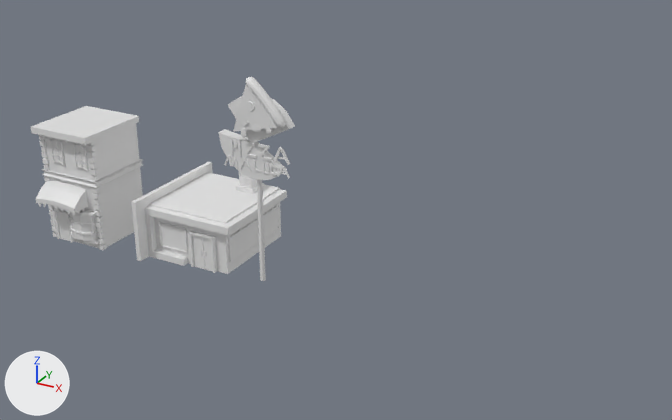
A saved change to the Blender file Documentacao/Modelos/Cenário/Modelos3D/Claudio/Blender/PrediosCentro.blend.
The view is the same before and after, from a camera (50 mm lens) standing at (37.0, -37.9, 23.7) and looking at (15.2, 1.8, 3.9). Arrows for +X, +Y and +Z are at lower left; the lights stay in place.

The older version as bpy lines, for what is in view:
```python
me_cube = bpy.data.meshes.new('Cube')
me_cube.from_pydata(...)  # 708 vertices, 549 faces; spans x -2.05..2.05, y -2.96..2.05, z 0.01..7.0
me_cube.materials.append(mat_material)  # white #e7e7e7
me_cube_001 = bpy.data.meshes.new('Cube.001')
me_cube_001.from_pydata(...)  # 965 vertices, 902 faces; spans x -0.49..8.89, y -2.08..5.05, z -0.16..11.33
me_cube_001.polygons.foreach_set('use_smooth', [True] * 902)
ob_lojagenerica1 = bpy.data.objects.new('LojaGenerica1', me_cube)
ob_lojagenerica1.location = (0.0, 0.0, 0.0)
ob_pizzaria = bpy.data.objects.new('Pizzaria', me_cube_001)
ob_pizzaria.location = (5.0, 0.05, 0.0)
```
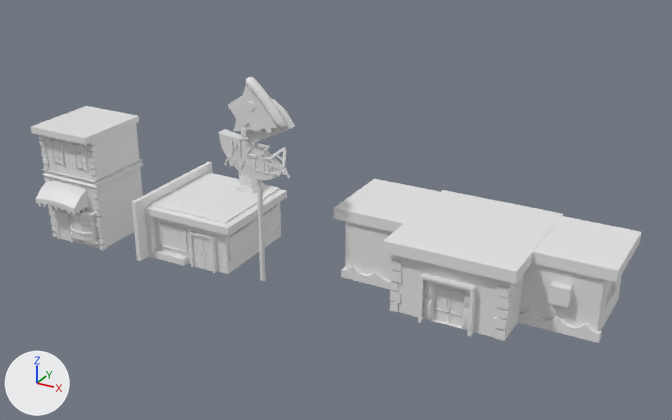
The change, as a diff of the scene's bpy script:
```diff
--- a/Documentacao/Modelos/Cenário/Modelos3D/Claudio/Blender/PrediosCentro.blend.py
+++ b/Documentacao/Modelos/Cenário/Modelos3D/Claudio/Blender/PrediosCentro.blend.py
@@ me_cube_002 @@
+me_cube_002.from_pydata(...)  # 358 vertices, 272 faces; spans x -7.05..7.95, y -1.92..5.58, z 0.07..4.13
+me_cube_002.polygons.foreach_set('use_smooth', [True] * 272)
@@ ob_cube @@
+ob_cube = bpy.data.objects.new('Cube', me_cube_002)
+ob_cube.location = (22.06, 1.41, -0.18)
```

Location of each change, [x1, y1, x2, y2] in pixels of the pictures (672 x 420 px):
'Cube', added: after [334, 179, 641, 343]
